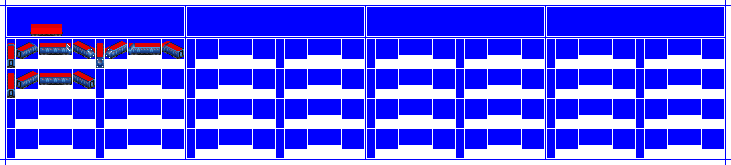
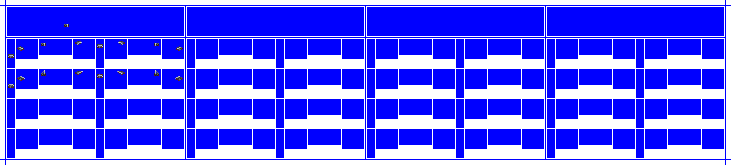
Before/after of a 731×165 layered artwork. What changed in the layer stack:
showed "Pantograph", painted on it over [8, 24, 183, 88]
removed layer "8 Train" over [7, 24, 184, 98]